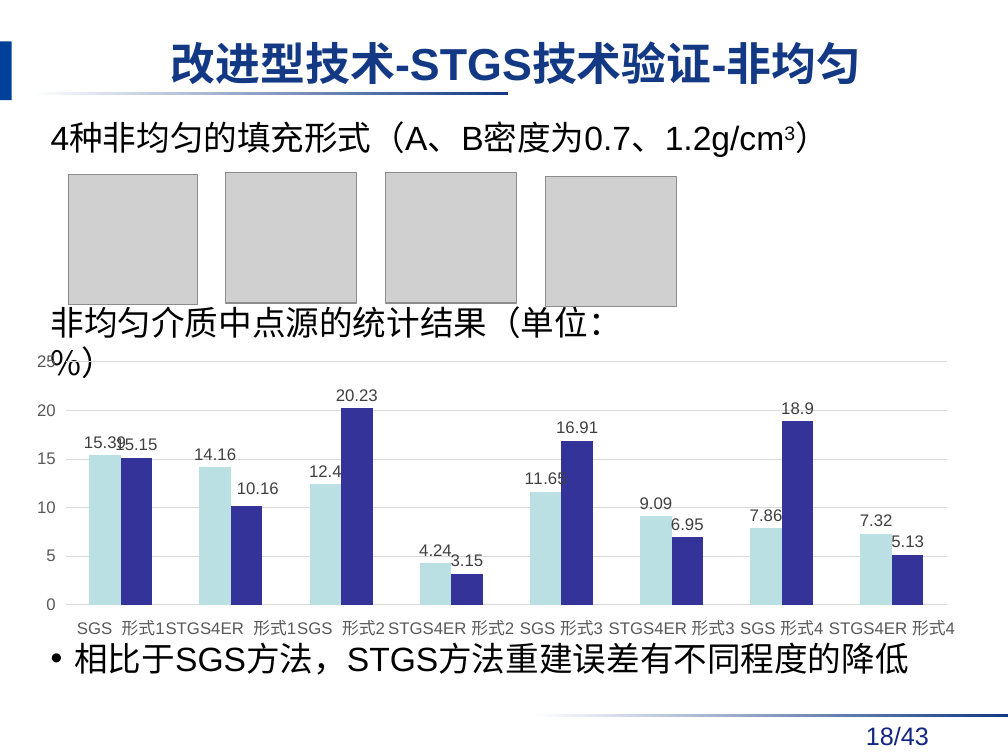
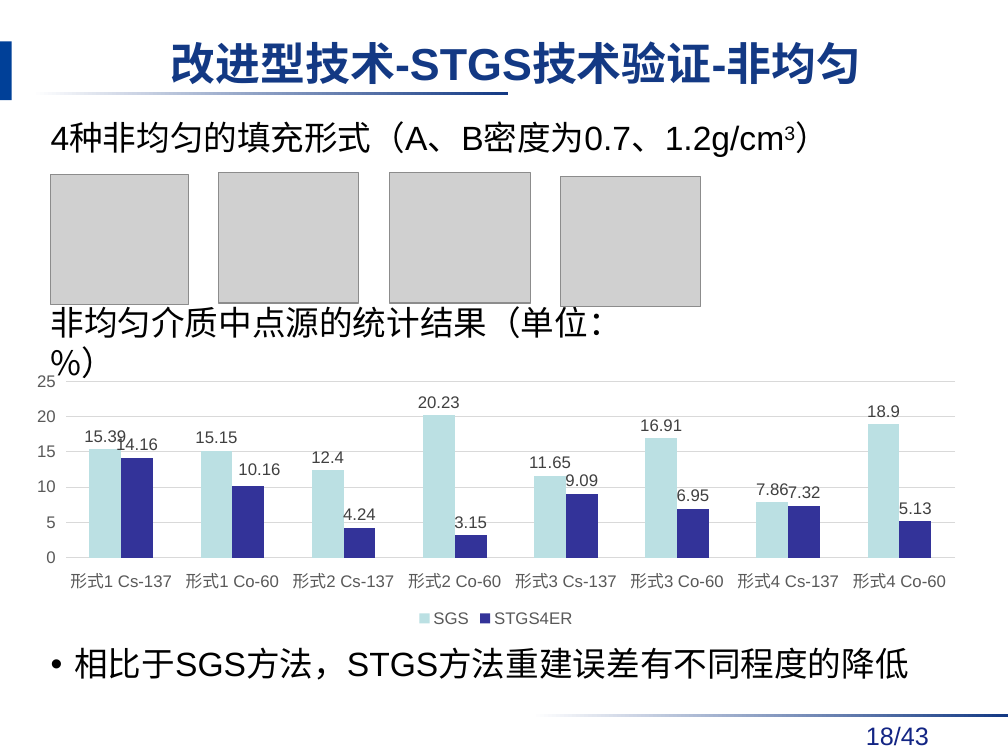
Before and after one commit to danxibao/NDAPapers, a slide deck: slide 18 of 答辩/毕业答辩报告v2-饶开源.pptx. Drawn at 1008x756 pixels with LibreOffice and Linux fonts; fonts in the diff are those of the drawing; grey boxes stand for pictures; background and template pictures are left out. Boxes give left, top, right and bottom in pixels: in the first picture for what was removed or moved away, otherwise in the second. Text is boxed around its words. In the diff, an @@ line names an element or a change of style, - is before the commit and + after.

```diff
--- a/答辩/毕业答辩报告v2-饶开源.pptx
+++ b/答辩/毕业答辩报告v2-饶开源.pptx
@@ picture: place and size @@
-picture at bbox=[69, 174, 198, 304]
+picture at bbox=[50, 174, 188, 304]
@@ picture: place and size @@
-picture at bbox=[226, 172, 357, 302]
+picture at bbox=[219, 172, 359, 302]
@@ picture: place and size @@
-picture at bbox=[386, 172, 517, 302]
+picture at bbox=[390, 172, 530, 302]
@@ picture: place and size @@
-picture at bbox=[545, 176, 676, 306]
+picture at bbox=[560, 176, 701, 306]
@@ column chart at bbox=[18, 367, 975, 631] @@
-categories: SGS  形式1, STGS4ER  形式1, SGS  形式2, STGS4ER 形式2, SGS 形式3, STGS4ER 形式3, SGS 形式4, STGS4ER 形式4
+categories: 形式1 Cs-137, 形式1 Co-60, 形式2 Cs-137, 形式2 Co-60, 形式3 Cs-137, 形式3 Co-60, 形式4 Cs-137, 形式4 Co-60
-Series 1: 15.39, 14.16, 12.4, 4.24, 11.65, 9.09, 7.86, 7.32
+SGS: 15.39, 15.15, 12.4, 20.23, 11.65, 16.91, 7.86, 18.9
-Series 2: 15.15, 10.16, 20.23, 3.15, 16.91, 6.95, 18.9, 5.13
+STGS4ER: 14.16, 10.16, 4.24, 3.15, 9.09, 6.95, 7.32, 5.13
@@ legend changed @@
@@ column chart: place and size @@
-column chart at bbox=[18, 347, 975, 645]
+column chart at bbox=[18, 367, 975, 631]
@@ text "相比于SGS方法，STGS方法重建误差有不同程度的降低": place and size @@
-text "相比于SGS方法，STGS方法重建误差有不同程度的降低" at bbox=[74, 642, 908, 675]
+text "相比于SGS方法，STGS方法重建误差有不同程度的降低" at bbox=[74, 647, 908, 680]
```
Also in this commit, not shown: 19 other slides changed, 2 slides added.
